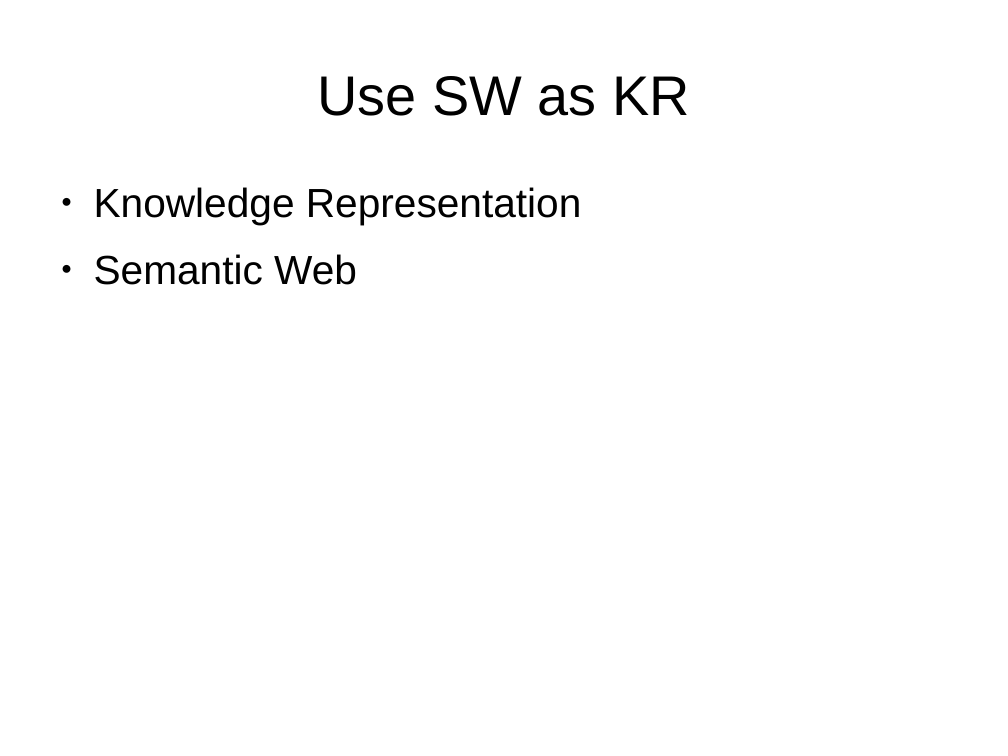
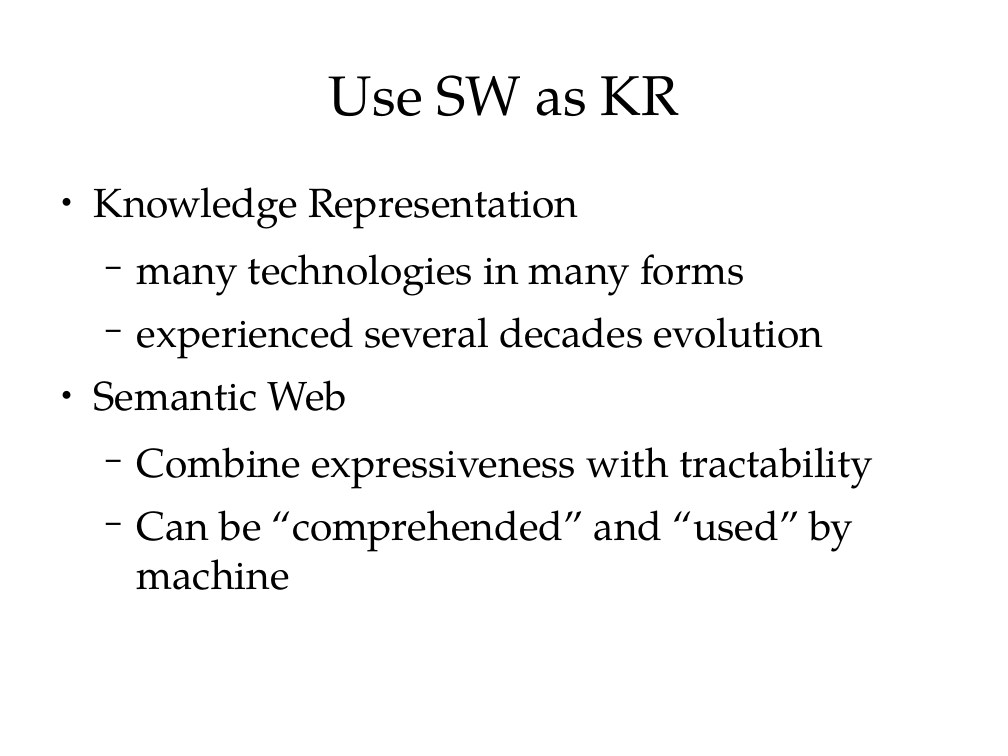
Before and after one commit to ShiZhan/fs-crawler, a slide deck: slide 5 of doc/oam.odp (slide 6 before the commit). Drawn at 1008x756 pixels with LibreOffice and Linux fonts; fonts in the diff are those of the drawing. Boxes give left, top, right and bottom in pixels: in the first picture for what was removed or moved away, otherwise in the second. Text is boxed around its words. In the diff, an @@ line names an element or a change of style, - is before the commit and + after.

```diff
--- a/doc/oam.odp
+++ b/doc/oam.odp
@@ title "Use SW as KR" at [329,75,679,116]: font Arial to TeX Gyre Pagella @@
@@ text at [94,187,578,411]: font Arial to TeX Gyre Pagella in "Knowledge Representation", "Semantic Web" @@
@@ text at [137,254,824,359]: paragraphs added @@
+  − many technologies in many forms
+  − experienced several decades evolution
@@ text at [137,447,873,590]: paragraphs added @@
+  − Combine expressiveness with tractability
+  − Can be “comprehended” and “used” by machine
```
Also in this commit, not shown: 5 other slides changed, 3 slides added, 4 slides removed.
